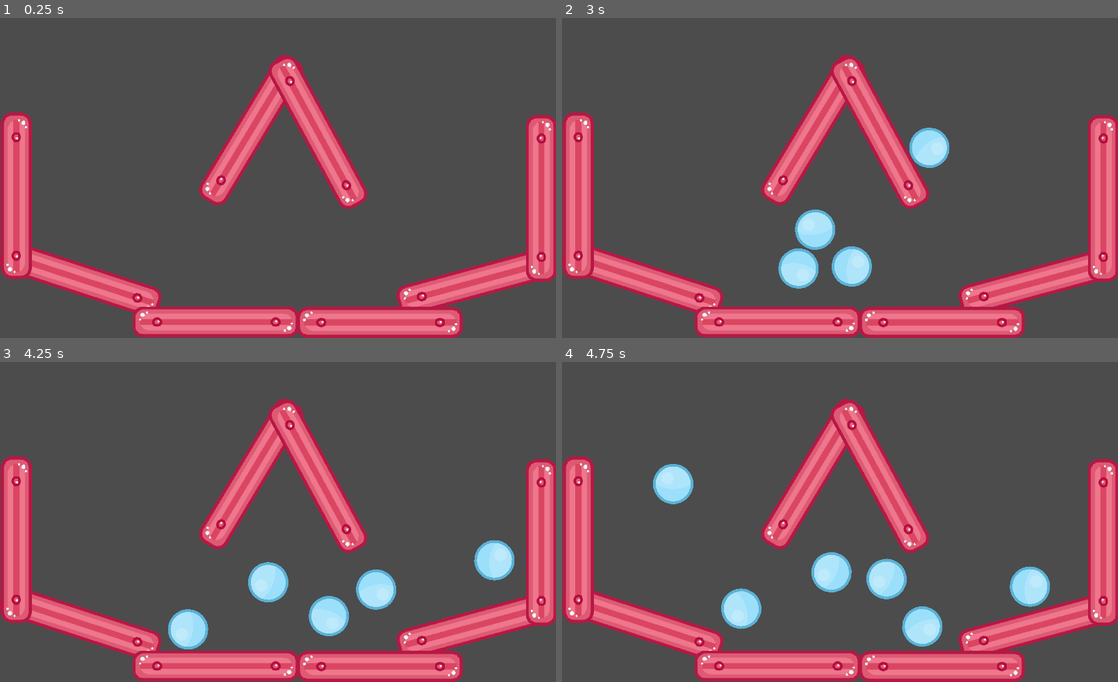
Above: before the commit, frames 1-4 (two rows, left to right).
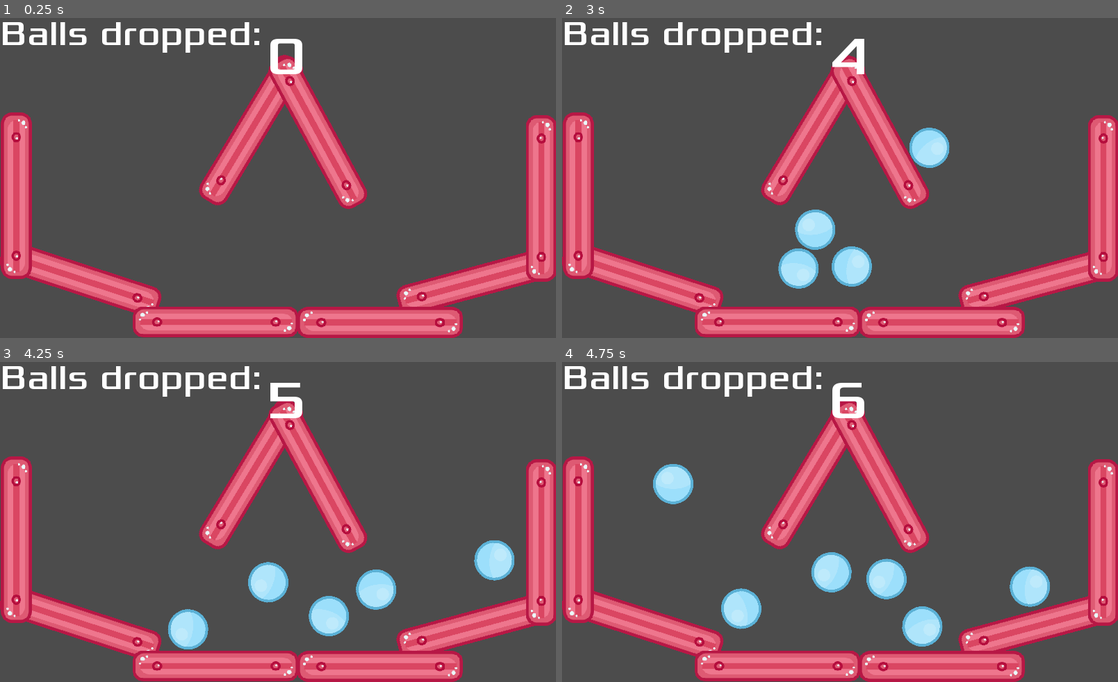
Above: after the commit, the same moments.

Repository: ahungry/games-scratch
Game: Godot game, scene res://Main.tscn
The game is run twice, just before and just after one commit, with the same random seed, the same clock (stepped at 60 frames per second) and the same inputs.
Inputs (mouse positions are in pixels of both pictures, inside the frame that each line leads up to):
- Up to frame 1 (0.25 s): no input
- Up to frame 2 (3 s): tap Enter at 0.5 s; move the mouse to (962, 158) at 0.52 s; press the mouse at (962, 158) at 0.53 s; move the mouse to (728, 190) at 1.27 s; release the mouse at (728, 190) at 1.28 s; click (728, 190) at 1.35 s; move the mouse to (895, 104) at 2.02 s; press the mouse at (895, 104) at 2.03 s; move the mouse to (812, 238) at 2.77 s; release the mouse at (812, 238) at 2.78 s; click (812, 238) at 2.85 s
- Up to frame 3 (4.25 s): move the mouse to (444, 566) at 3.52 s; press the mouse at (444, 566) at 3.53 s
- Up to frame 4 (4.75 s): move the mouse to (673, 470) at 4.27 s; release the mouse at (673, 470) at 4.28 s; click (673, 470) at 4.35 s

The runs differ from the first frame. In frame 1, 1.8% of the frame differs, in the area x 0-55%, y 1-18%; in frame 2, 1.7%; in frame 3, 1.7%; in frame 4, 1.8%.

Commit message:
Make the game have some sound

Diff:
--- a/falling-balls/Ball.gd
+++ b/falling-balls/Ball.gd
@@ -3,26 +3,31 @@
 # class member variables go here, for example:
 # var a = 2
 # var b = "textvar"
-var gravity_direction = 0
+var _gdir_x = 0
+var _gdir_y = 0
 
 func _integrate_forces(state):
 	var dt = state.get_step()
 	var gravity = state.get_total_gravity() # The default gravity
 	var velocity = state.get_linear_velocity()
-	var direction = Vector2(gravity_direction, 1) * gravity.length()
+	var direction = Vector2(_gdir_x, _gdir_y) * gravity.length()
 	state.set_linear_velocity(velocity + direction * dt)
 
 func _ready():
 	set_use_custom_integrator(true)
 
 func _process(delta):
-	gravity_direction = Input.get_accelerometer().x
+	_gdir_x = Input.get_accelerometer().x
+	_gdir_y = Input.get_accelerometer().y
+
+	if _gdir_y == 0:
+		_gdir_y = 1
 	#if Input.get_accelerometer().x < 0:
 
 	#if Input.get_accelerometer().x < 0:
-	#	gravity_direction = -5
+	#	_gdir_x = -5
 	#else:
-	#	gravity_direction = 5
+	#	_gdir_x = 5
 
 #func _process(delta):
 #	# Called every frame. Delta is time since last frame.
--- a/falling-balls/HUD.gd
+++ b/falling-balls/HUD.gd
@@ -1,4 +1,7 @@
 extends CanvasLayer
+
+export (PackedScene) var HUD
+var score = 0
 
 # class member variables go here, for example:
 # var a = 2
@@ -9,7 +12,8 @@
 	# Initialization here
 	pass
 
-#func _process(delta):
+func _process(delta):
+	$Score.text = str(score)
 #	# Called every frame. Delta is time since last frame.
 #	# Update game logic here.
 #	pass
--- a/falling-balls/HUD.tscn
+++ b/falling-balls/HUD.tscn
@@ -1,8 +1,34 @@
-[gd_scene load_steps=2 format=2]
+[gd_scene load_steps=6 format=2]
 
 [ext_resource path="res://HUD.gd" type="Script" id=1]
 
-[node name="HUD" type="CanvasLayer" index="0"]
+[sub_resource type="DynamicFontData" id=1]
+
+hinting = 2
+font_path = "res://fonts/Xolonium-Regular.ttf"
+
+[sub_resource type="DynamicFont" id=2]
+
+size = 64
+use_mipmaps = false
+use_filter = false
+font_data = SubResource( 1 )
+_sections_unfolded = [ "Font", "Settings" ]
+
+[sub_resource type="DynamicFontData" id=3]
+
+hinting = 2
+font_path = "res://fonts/Xolonium-Regular.ttf"
+
+[sub_resource type="DynamicFont" id=4]
+
+size = 100
+use_mipmaps = false
+use_filter = false
+font_data = SubResource( 3 )
+_sections_unfolded = [ "Font", "Settings" ]
+
+[node name="HUD" type="CanvasLayer"]
 
 layer = 1
 offset = Vector2( 0, 0 )
@@ -10,6 +36,7 @@
 scale = Vector2( 1, 1 )
 transform = Transform2D( 1, 0, 0, 1, 0, 0 )
 script = ExtResource( 1 )
+HUD = null
 
 [node name="TouchScreenButton" type="TouchScreenButton" parent="." index="0"]
 
@@ -23,3 +50,47 @@
 passby_press = false
 action = "click"
 visibility_mode = 0
+
+[node name="Label" type="Label" parent="." index="1"]
+
+anchor_left = 0.0
+anchor_top = 0.0
+anchor_right = 0.0
+anchor_bottom = 0.0
+margin_right = 516.0
+margin_bottom = 90.0
+rect_pivot_offset = Vector2( 0, 0 )
+rect_clip_content = false
+mouse_filter = 2
+mouse_default_cursor_shape = 0
+size_flags_horizontal = 1
+size_flags_vertical = 4
+custom_fonts/font = SubResource( 2 )
+text = "Balls dropped:"
+percent_visible = 1.0
+lines_skipped = 0
+max_lines_visible = -1
+_sections_unfolded = [ "Size Flags", "custom_fonts" ]
+
+[node name="Score" type="Label" parent="." index="2"]
+
+anchor_left = 0.0
+anchor_top = 0.0
+anchor_right = 0.0
+anchor_bottom = 0.0
+margin_left = 492.0
+margin_top = 20.0
+margin_right = 761.0
+margin_bottom = 165.0
+rect_pivot_offset = Vector2( 0, 0 )
+rect_clip_content = false
+mouse_filter = 2
+mouse_default_cursor_shape = 0
+size_flags_horizontal = 1
+size_flags_vertical = 4
+custom_fonts/font = SubResource( 4 )
+text = "0"
+percent_visible = 1.0
+lines_skipped = 0
+max_lines_visible = -1
+_sections_unfolded = [ "custom_fonts" ]
--- a/falling-balls/Main.gd
+++ b/falling-balls/Main.gd
@@ -2,8 +2,15 @@
 
 export (PackedScene) var Ball
 
+var balls = 0
+
+func _ready():
+	$Music.play()
+
 func _input(event):
 	if event.is_action_pressed("click"):
+		balls += 1
 		var new_ball = Ball.instance()
 		new_ball.position = get_viewport().get_mouse_position()
 		add_child(new_ball)
+		$HUD.score = balls
--- a/falling-balls/Main.tscn
+++ b/falling-balls/Main.tscn
@@ -1,9 +1,10 @@
-[gd_scene load_steps=6 format=2]
+[gd_scene load_steps=7 format=2]
 
 [ext_resource path="res://Main.gd" type="Script" id=1]
 [ext_resource path="res://Ball.tscn" type="PackedScene" id=2]
 [ext_resource path="res://assets/Bouncy Platform Long.png" type="Texture" id=3]
 [ext_resource path="res://HUD.tscn" type="PackedScene" id=4]
+[ext_resource path="res://assets/song.ogg" type="AudioStream" id=5]
 
 [sub_resource type="CapsuleShape2D" id=1]
 
@@ -11,7 +12,7 @@
 radius = 28.7617
 height = 253.621
 
-[node name="Main" type="Node"]
+[node name="Main" type="Node" index="0"]
 
 script = ExtResource( 1 )
 Ball = ExtResource( 2 )
@@ -229,3 +230,12 @@
 _sections_unfolded = [ "Transform" ]
 
 [node name="HUD" parent="." index="1" instance=ExtResource( 4 )]
+
+[node name="Music" type="AudioStreamPlayer" parent="." index="2"]
+
+stream = ExtResource( 5 )
+volume_db = 0.0
+pitch_scale = 1.0
+autoplay = false
+mix_target = 0
+bus = "Master"
Not shown, added: falling-balls/assets/song.ogg.import
Not shown, added: falling-balls/fonts/FONTLOG.txt
Not shown, added: falling-balls/fonts/LICENSE.txt
Binary file added: falling-balls/fonts/Xolonium-Regular.ttf
Not shown, added: falling-balls/assets/song.ogg
